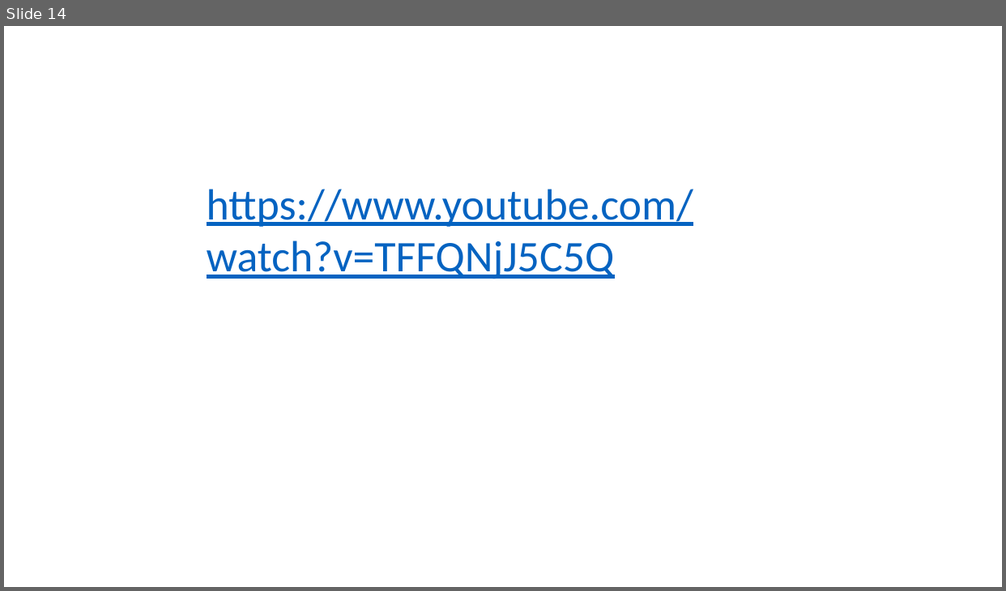
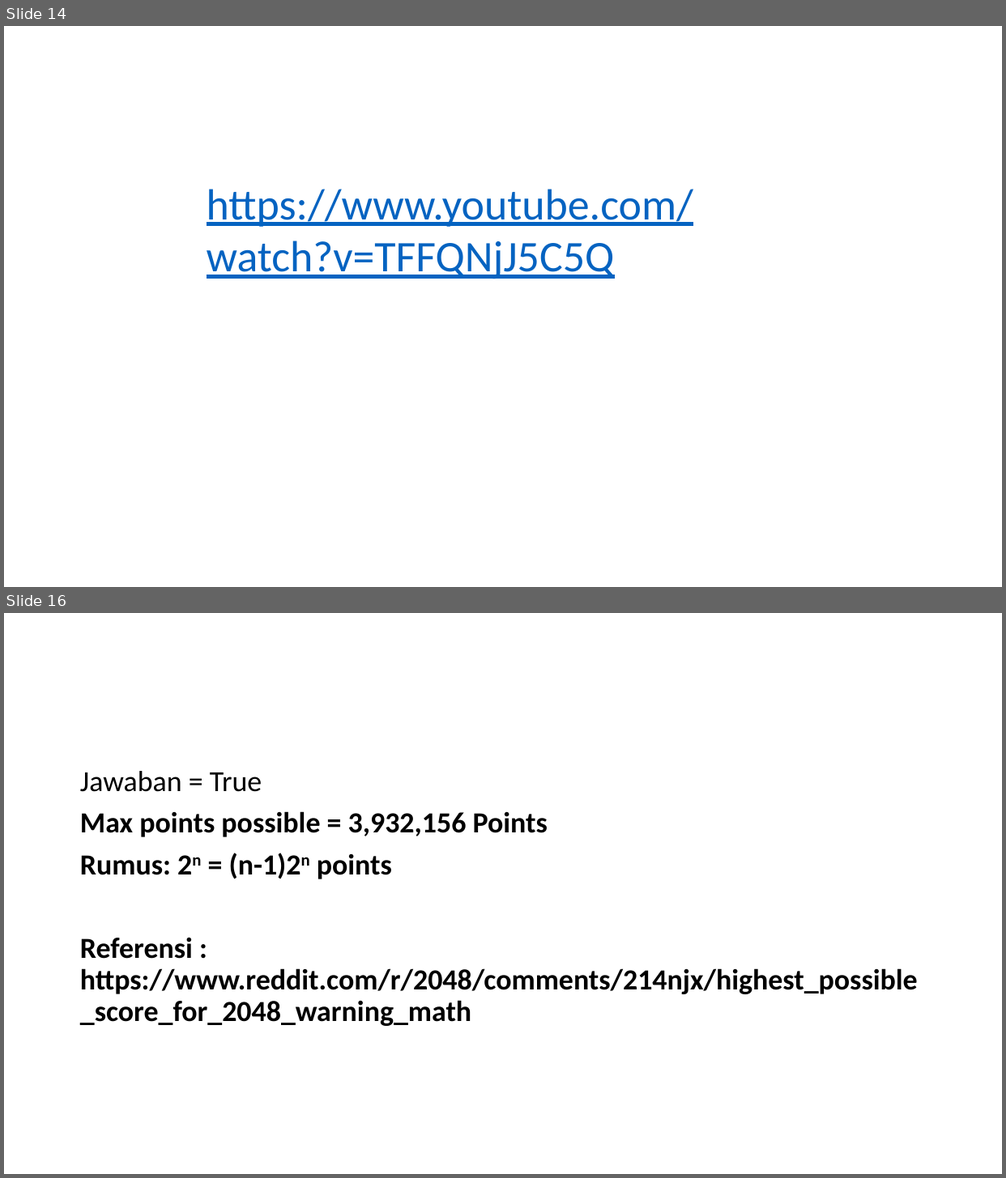
Before and after one commit to alfredhandoko/Tugas1PopinGameskoAG, a slide deck: Tugas.pptx. Shown one above the other, each under a label of ours: slide 14 before the commit, slides 14 and 16 after it; the slides between them are not shown. The pictures are 1006x591 and 1006x1178 pixels, drawn with LibreOffice and Linux fonts; fonts in the diff are those of the drawing; background and template pictures are left out. Boxes give left, top, right and bottom in pixels: in the first picture for what was removed or moved away, otherwise in the second. Text is boxed around its words. In the diff, an @@ line names an element or a change of style, - is before the commit and + after.

```diff
--- a/Tugas.pptx
+++ b/Tugas.pptx
@@ slide 16 added at box(4, 613, 1002, 1174), background #FFFFFF @@
@@ text added at box(80, 771, 918, 1026), 28 pt, text #000000, bold @@
+Jawaban = True
+Max points possible = 3,932,156 Points
+Rumus: 2n = (n-1)2n points
+Referensi : https://www.reddit.com/r/2048/comments/214njx/highest_possible_score_for_2048_warning_math
```
Also in this commit, not shown: 3 other slides added, 1 slide removed.
